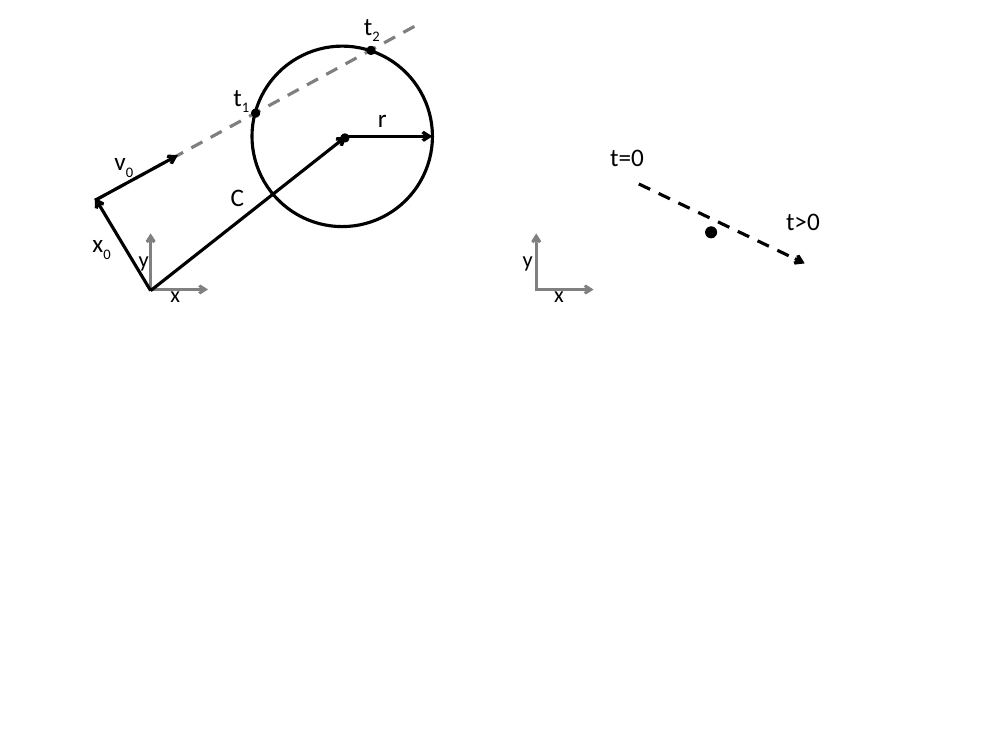
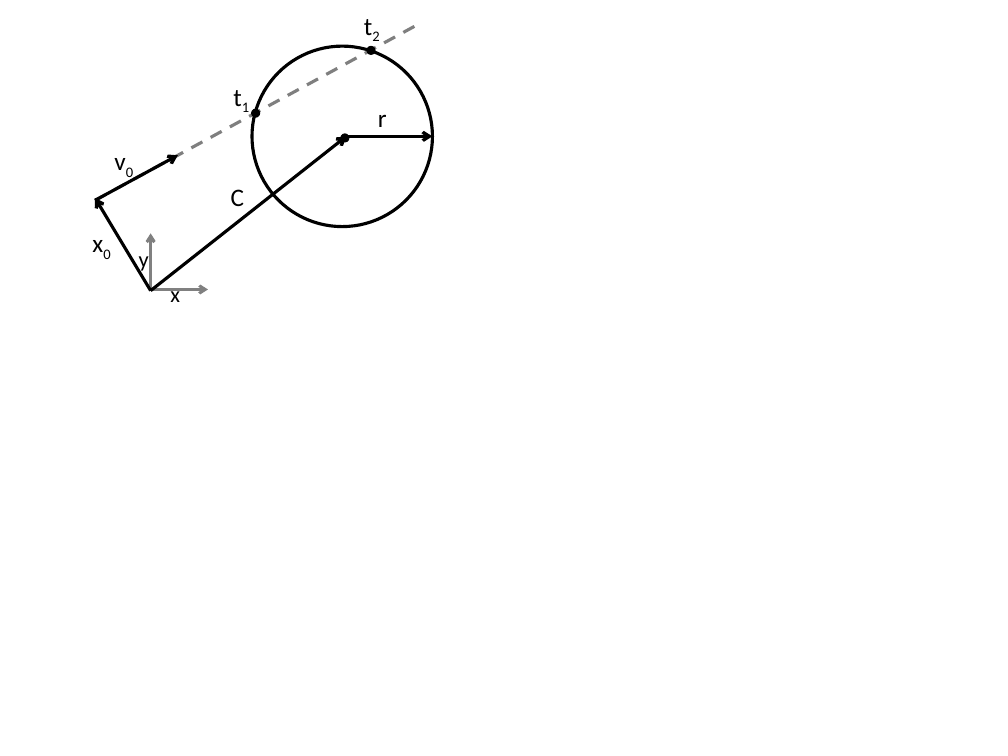
Before and after one commit to pcottle/MastersThesis, a slide deck: slide 4 of figures/figures.pptx. Drawn at 1008x756 pixels with LibreOffice and Linux fonts; fonts in the diff are those of the drawing. Boxes give left, top, right and bottom in pixels: in the first picture for what was removed or moved away, otherwise in the second. Text is boxed around its words. In the diff, an @@ line names an element or a change of style, - is before the commit and + after.

```diff
--- a/figures/figures.pptx
+++ b/figures/figures.pptx
@@ text removed at [610,149,644,166] @@
-t=0
@@ arrow removed from (639, 184) to (804, 263) @@
@@ arrow removed from (536, 290) to (536, 234) @@
@@ ellipse removed at [706,227,717,238] @@
@@ text removed at [786,213,820,230] @@
-t>0
@@ text removed at [523,256,533,271] @@
-y
@@ arrow removed from (536, 289) to (594, 289) @@
@@ text removed at [554,288,564,302] @@
-x
```
Also in this commit, not shown: 1 other slide changed, 1 slide added, 8 other files.
